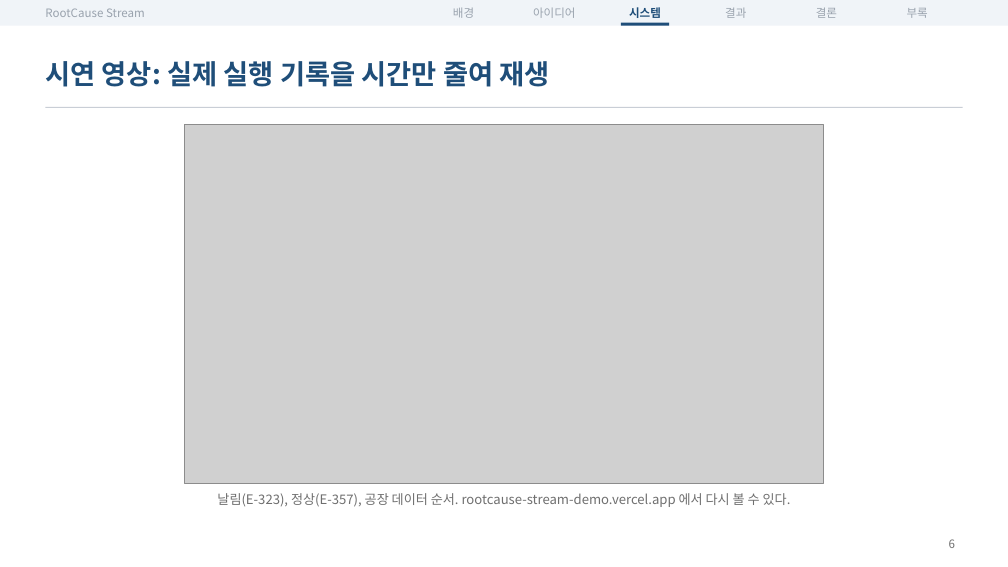
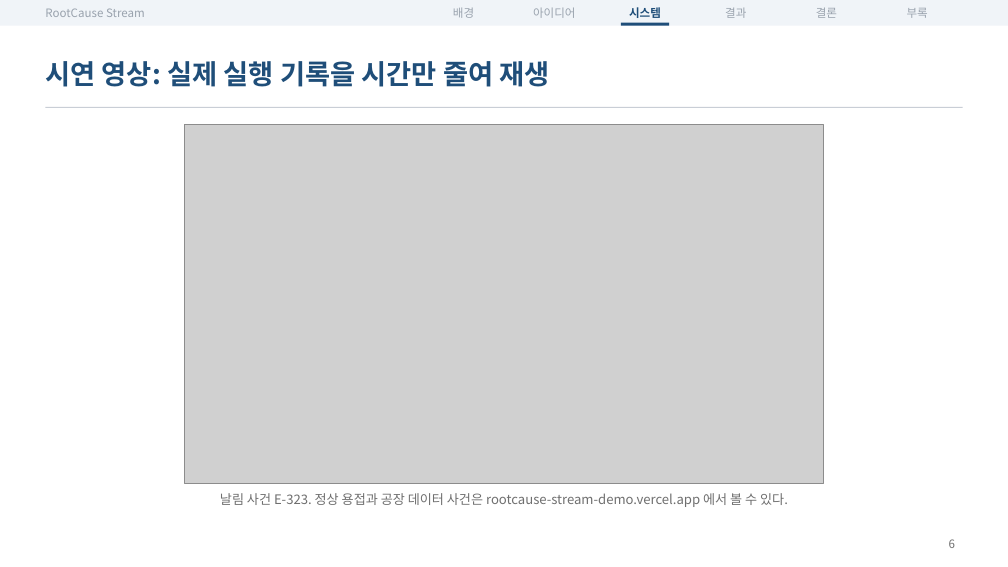
Before and after one commit to dlwogud/rootcause-stream, a slide deck: slide 6 of deck/RootCause_Stream_발표자료.pptx. Drawn at 1008x567 pixels with LibreOffice and Linux fonts; fonts in the diff are those of the drawing; grey boxes stand for pictures. Boxes give left, top, right and bottom in pixels: in the first picture for what was removed or moved away, otherwise in the second. Text is boxed around its words. In the diff, an @@ line names an element or a change of style, - is before the commit and + after.

```diff
--- a/deck/RootCause_Stream_발표자료.pptx
+++ b/deck/RootCause_Stream_발표자료.pptx
@@ text at <box>220,493,788,507</box>: text changed @@
-날림(E-323), 정상(E-357), 공장 데이터 순서. rootcause-stream-demo.vercel.app 에서 다시 볼 수 있다.
+날림 사건 E-323. 정상 용접과 공장 데이터 사건은 rootcause-stream-demo.vercel.app 에서 볼 수 있다.
```
Also in this commit, not shown: 5 other files.
